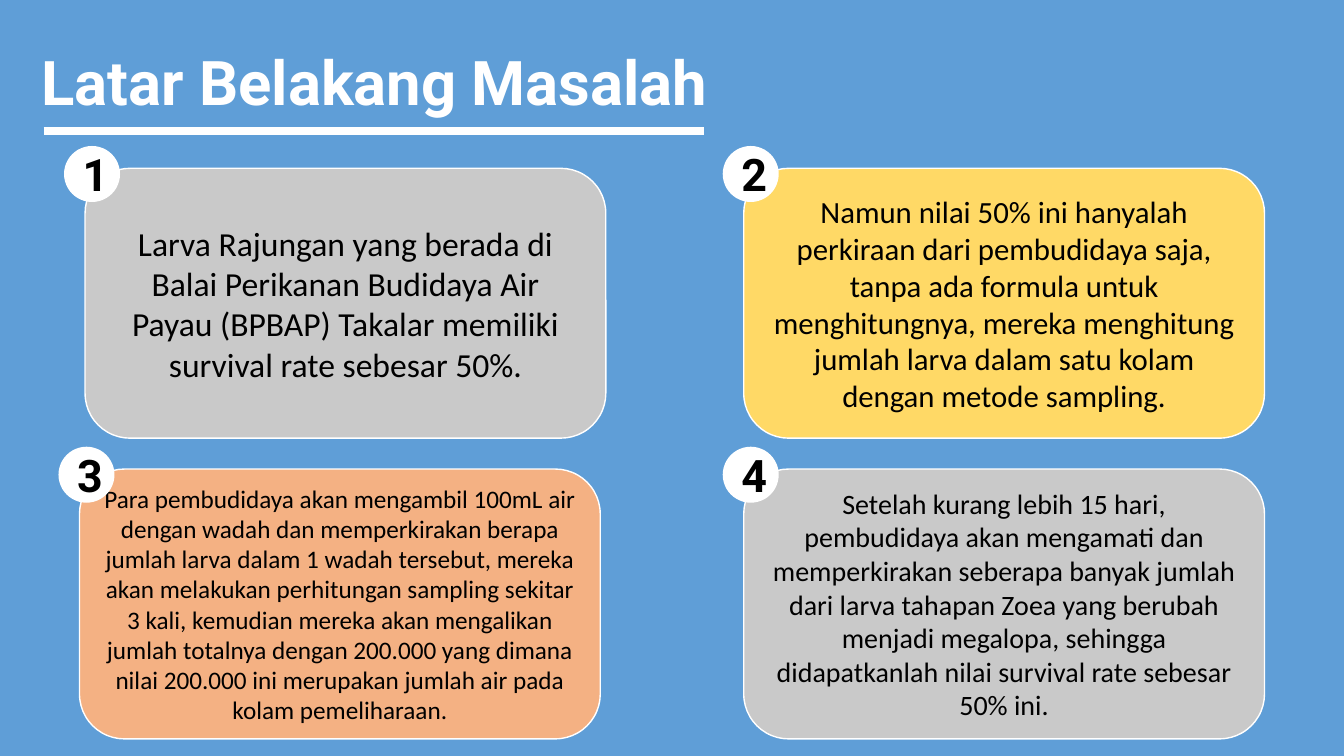
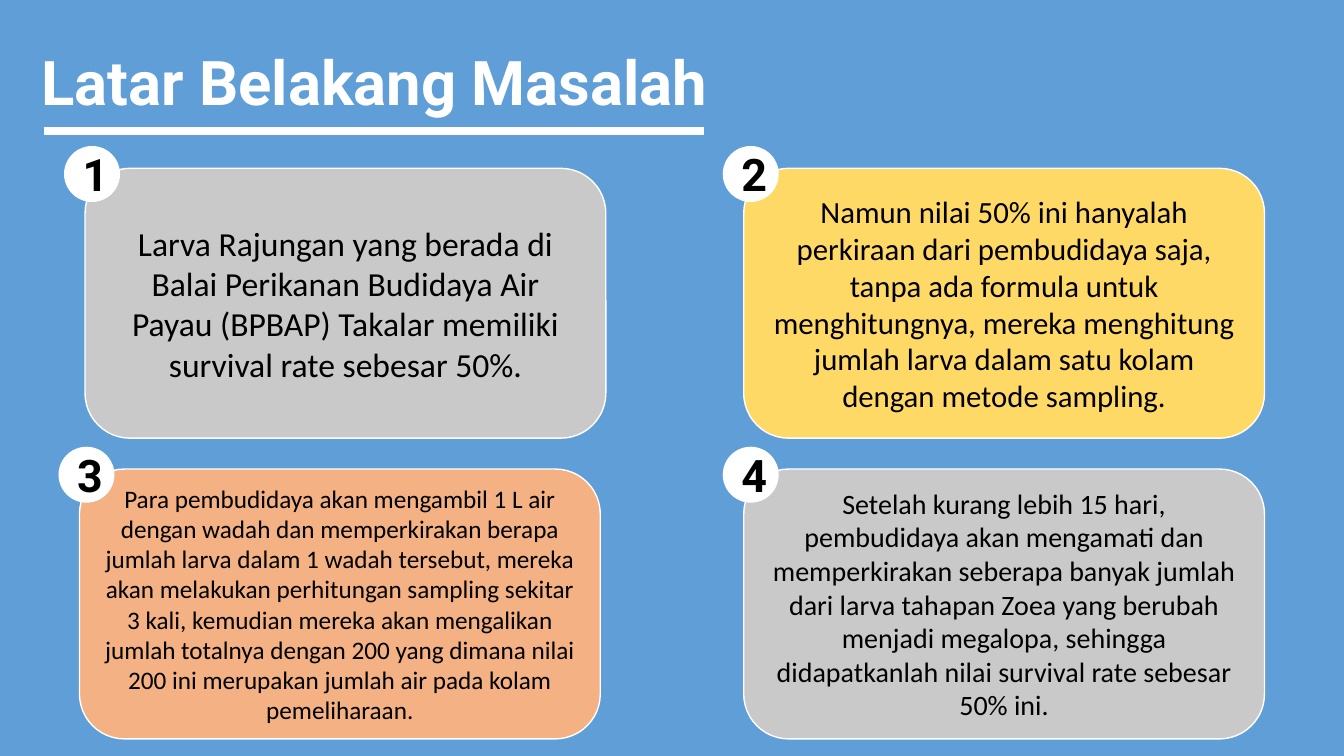
Before and after one commit to MariefW/2.-skripsi, a slide deck: slide 2 of Format Proposal M Arief Wicaksono.pptx. Drawn at 1344x756 pixels with LibreOffice and Linux fonts; fonts in the diff are those of the drawing. Boxes give left, top, right and bottom in pixels: in the first picture for what was removed or moved away, otherwise in the second. Text is boxed around its words. In the diff, an @@ line names an element or a change of style, - is before the commit and + after.

```diff
--- a/Format Proposal M Arief Wicaksono.pptx
+++ b/Format Proposal M Arief Wicaksono.pptx
@@ text in rounded rectangle at bbox=[105, 490, 575, 723]: text changed @@
-Para pembudidaya akan mengambil 100mL air dengan wadah dan memperkirakan berapa jumlah larva dalam 1 wadah tersebut, mereka akan melakukan perhitungan sampling sekitar 3 kali, kemudian mereka akan mengalikan jumlah totalnya dengan 200.000 yang dimana nilai 200.000 ini merupakan jumlah air pada kolam pemeliharaan.
+Para pembudidaya akan mengambil 1 L air dengan wadah dan memperkirakan berapa jumlah larva dalam 1 wadah tersebut, mereka akan melakukan perhitungan sampling sekitar 3 kali, kemudian mereka akan mengalikan jumlah totalnya dengan 200 yang dimana nilai 200 ini merupakan jumlah air pada kolam pemeliharaan.
```
Also in this commit, not shown: 1 other slide changed, 4 other files.
